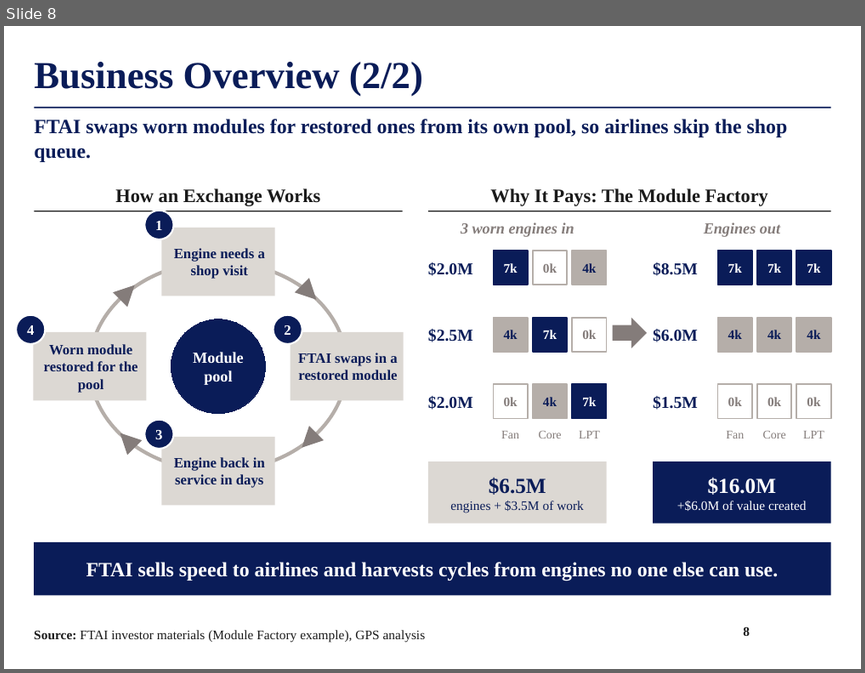
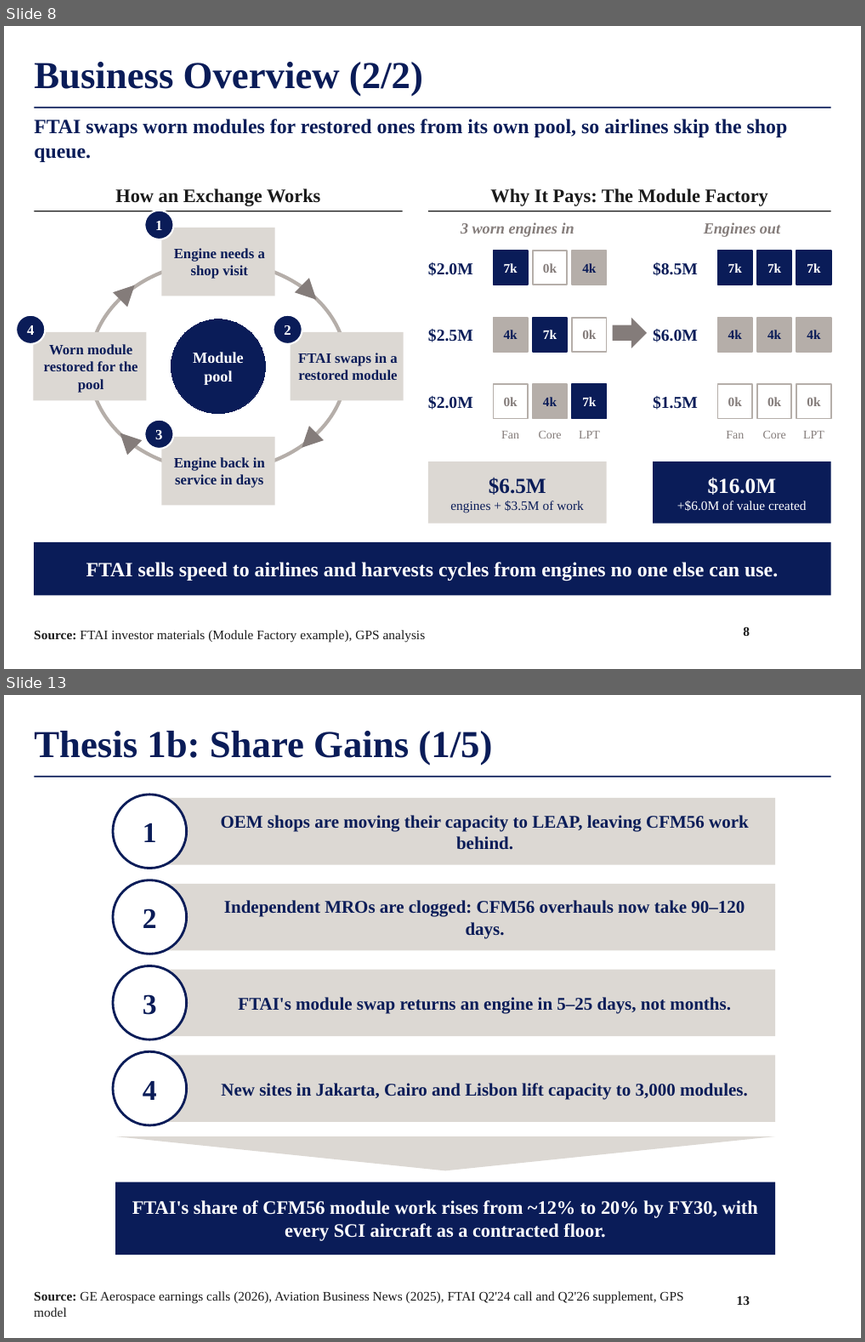
Before and after one commit to maxlsmls-dot/SPOT, a slide deck: deck/FTAI_Long_Pitch.pptx. Shown one above the other, each under a label of ours: slide 8 before the commit, slides 8 and 13 after it; the slides between them are not shown. The pictures are 865x673 and 865x1342 pixels, drawn with LibreOffice and Linux fonts; fonts in the diff are those of the drawing; background and template pictures are left out. Boxes give left, top, right and bottom in pixels: in the first picture for what was removed or moved away, otherwise in the second. Text is boxed around its words. In the diff, an @@ line names an element or a change of style, - is before the commit and + after.

```diff
--- a/deck/FTAI_Long_Pitch.pptx
+++ b/deck/FTAI_Long_Pitch.pptx
@@ slide 13 added at (x1=4, y1=695, x2=861, y2=1338), background #FFFFFF; not listed: 1 template element that a slide beside it also shows @@
@@ title added at (x1=34, y1=731, x2=492, y2=765), 32 pt, text #0A1C58, bold @@
+Thesis 1b: Share Gains (1/5)
@@ ellipse added at (x1=113, y1=794, x2=187, y2=868), fill #FFFFFF, outline #0A1C58 2 pt, 24 pt, text #0A1C58, bold @@
+1
@@ rectangle added at (x1=154, y1=798, x2=775, y2=865), fill #DCD8D3, 15 pt, text #0A1C58, bold @@
+OEM shops are moving their capacity to LEAP, leaving CFM56 work behind.
@@ ellipse added at (x1=113, y1=880, x2=187, y2=953), fill #FFFFFF, outline #0A1C58 2 pt, 24 pt, text #0A1C58, bold @@
+2
@@ rectangle added at (x1=154, y1=884, x2=775, y2=950), fill #DCD8D3, 15 pt, text #0A1C58, bold @@
+Independent MROs are clogged: CFM56 overhauls now take 90–120 days.
@@ ellipse added at (x1=113, y1=966, x2=187, y2=1039), fill #FFFFFF, outline #0A1C58 2 pt, 24 pt, text #0A1C58, bold @@
+3
@@ rectangle added at (x1=154, y1=970, x2=775, y2=1036), fill #DCD8D3, 15 pt, text #0A1C58, bold @@
+FTAI's module swap returns an engine in 5–25 days, not months.
@@ ellipse added at (x1=113, y1=1051, x2=187, y2=1125), fill #FFFFFF, outline #0A1C58 2 pt, 24 pt, text #0A1C58, bold @@
+4
@@ rectangle added at (x1=154, y1=1055, x2=775, y2=1122), fill #DCD8D3, 15 pt, text #0A1C58, bold @@
+New sites in Jakarta, Cairo and Lisbon lift capacity to 3,000 modules.
@@ triangle added at (x1=115, y1=1136, x2=775, y2=1170), fill #DCD8D3 @@
@@ rectangle added at (x1=115, y1=1182, x2=775, y2=1254), fill #0A1C58, 16 pt, text #FFFFFF, bold @@
+FTAI's share of CFM56 module work rises from ~12% to 20% by FY30, with every SCI aircraft as a contracted floor.
@@ text added at (x1=34, y1=1291, x2=683, y2=1316), 11 pt, text #1A1A1A @@
+Source: GE Aerospace earnings calls (2026), Aviation Business News (2025), FTAI Q2'24 call and Q2'26 supplement, GPS model
@@ page number added at (x1=737, y1=1295, x2=749, y2=1304), 11 pt, text #1A1A1A, bold @@
+13
```
Also in this commit, not shown: 4 other slides added, 1 other file.
